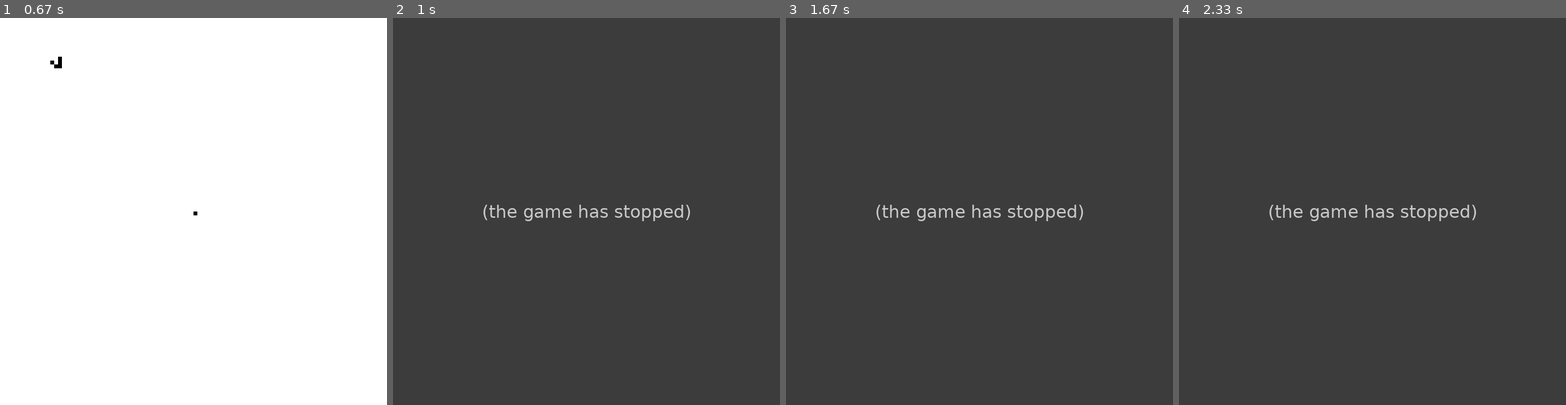
Above: before the commit, frames 1-4 (left to right).
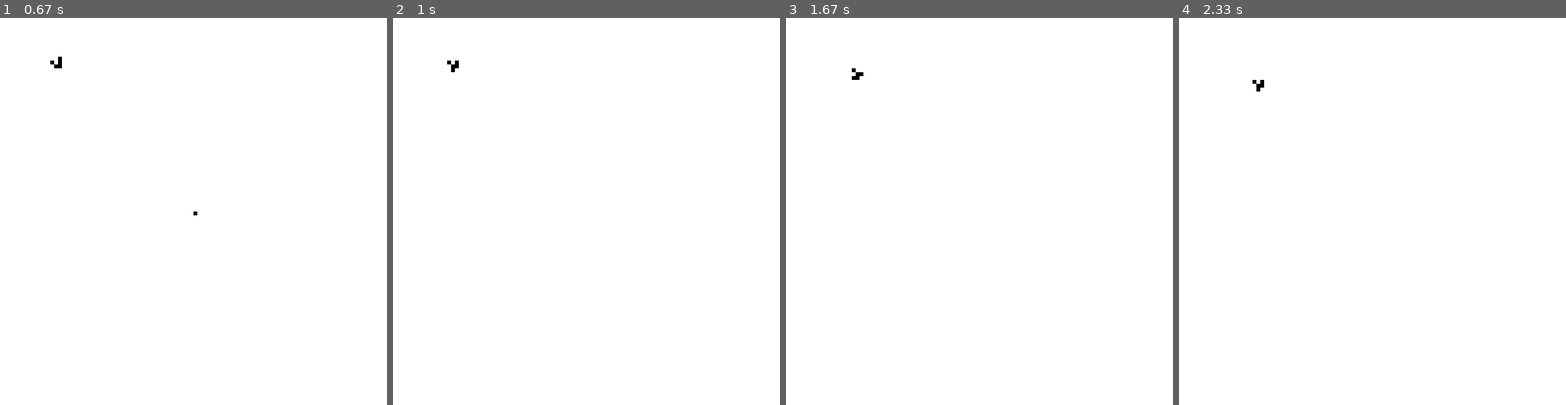
Above: after the commit, the same moments.

Repository: KarolPiasnik/Python-one-file-programs
Game: pygame game, started from pyGameOfLife.py
Two runs of this game, one before a commit and one after it. Both use one fixed random seed, a clock stepped at 60 frames per second and the inputs below.
Inputs (mouse positions are in pixels of both pictures, inside the frame that each line leads up to):
- Up to frame 1 (0.67 s): click (193, 211) at 0.43 s
- Up to frame 2 (1 s): tap S at 0.67 s
- Up to frame 3 (1.67 s): no input
- Up to frame 4 (2.33 s): no input

Frame 1 is identical in both runs. In frame 2, 100% of the frame differs, in the area x 0-100%, y 0-100%; in frame 3, 100%; in frame 4, 100%.
Before the commit the program exited at 0.8 s; later frames show no game.

Commit message:
pyGameOfLife: now intro is followed by mainLoop ;)

Diff:
--- a/pyGameOfLife.py
+++ b/pyGameOfLife.py
@@ -64,8 +64,6 @@
                         running = False
                 elif event.type == pygame.MOUSEBUTTONDOWN:
                     pos = pygame.mouse.get_pos()
-                    print(pos)
-                    print(columns-(pos[0]//(width//columns)))
                     if event.button == 1:
                         world[(pos[1]//(height//rows))][(pos[0]//(width//columns))] = True
                     else:
@@ -120,3 +118,4 @@
 
 
 introLoop(world)
+mainLoop(world)
